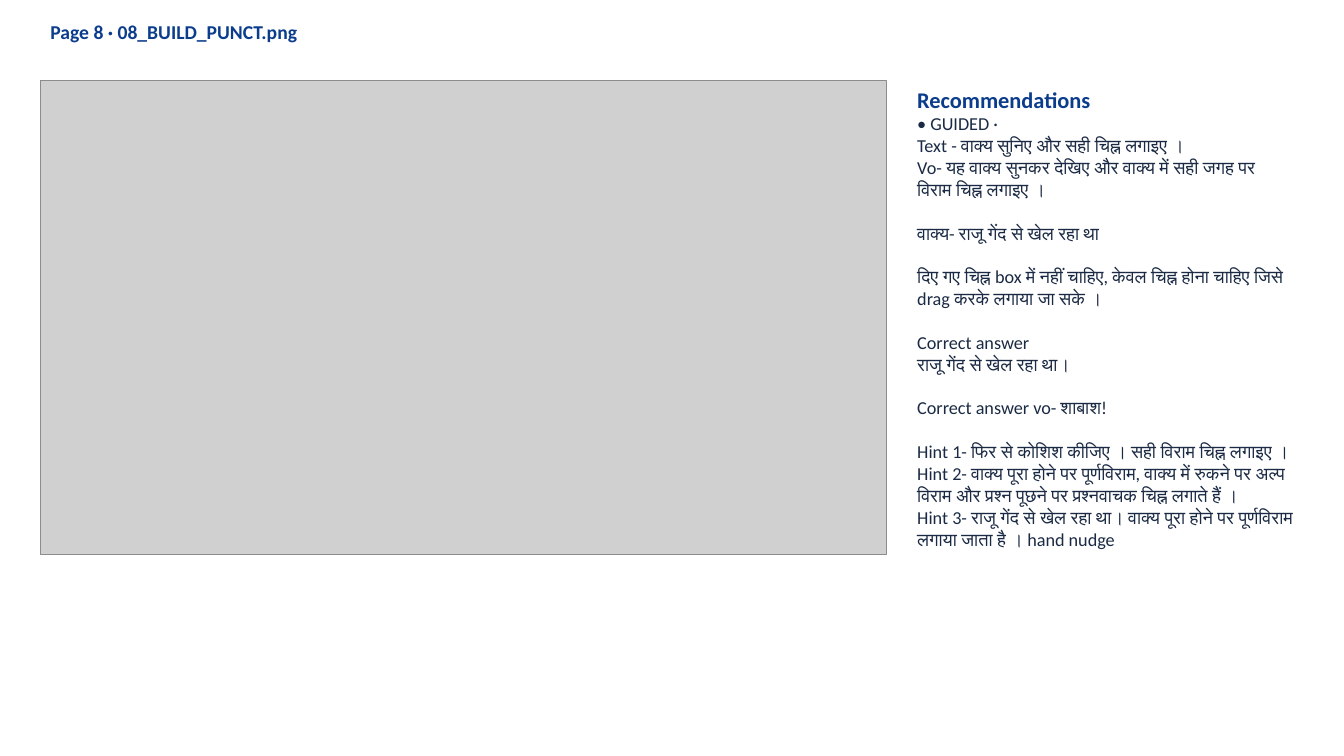
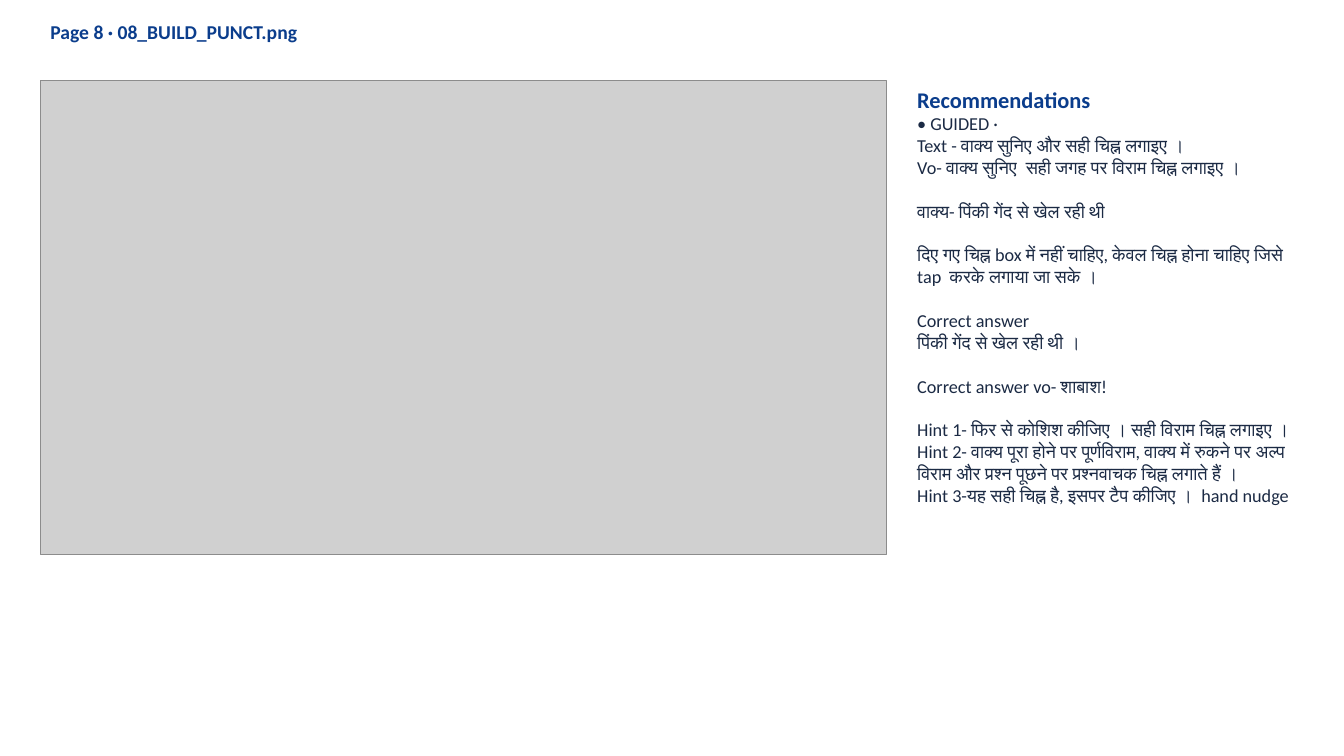
Before and after one commit to 25606mohnish2020-commits/HI02H12_L01_S01, a slide deck: slide 13 of HI02H12_L01_S01_dist-20261019T060950Z-1-001/HI02H12_L01_S01_dist/HI02H12_L01_S01_review.pptx (slide 12 before the commit). Drawn at 1344x756 pixels with LibreOffice and Linux fonts; fonts in the diff are those of the drawing; grey boxes stand for pictures. Boxes give left, top, right and bottom in pixels: in the first picture for what was removed or moved away, otherwise in the second. Text is boxed around its words. In the diff, an @@ line names an element or a change of style, - is before the commit and + after.

```diff
--- a/HI02H12_L01_S01_dist-20261019T060950Z-1-001/HI02H12_L01_S01_dist/HI02H12_L01_S01_review.pptx
+++ b/HI02H12_L01_S01_dist-20261019T060950Z-1-001/HI02H12_L01_S01_dist/HI02H12_L01_S01_review.pptx
@@ text at (917, 160, 1283, 286): text changed @@
-Vo- यह वाक्य सुनकर देखिए और वाक्य में सही जगह पर विराम चिह्न लगाइए ।
-वाक्य- राजू गेंद से खेल रहा था
-दिए गए चिह्न box में नहीं चाहिए, केवल चिह्न होना चाहिए जिसे drag करके लगाया जा सके ।
+Vo- वाक्य सुनिए सही जगह पर विराम चिह्न लगाइए ।
+वाक्य- पिंकी गेंद से खेल रही थी
+दिए गए चिह्न box में नहीं चाहिए, केवल चिह्न होना चाहिए जिसे tap करके लगाया जा सके ।
@@ text at (917, 335, 1063, 351): text changed @@
-राजू गेंद से खेल रहा था।
+पिंकी गेंद से खेल रही थी ।
@@ text at (917, 488, 1289, 505): text changed @@
-Hint 3- राजू गेंद से खेल रहा था। वाक्य पूरा होने पर पूर्णविराम लगाया जाता है । hand nudge
+Hint 3-यह सही चिह्न है, इसपर टैप कीजिए । hand nudge
```
Also in this commit, not shown: 14 other slides changed, 2 slides added, 1 slide removed, 1 other file.
